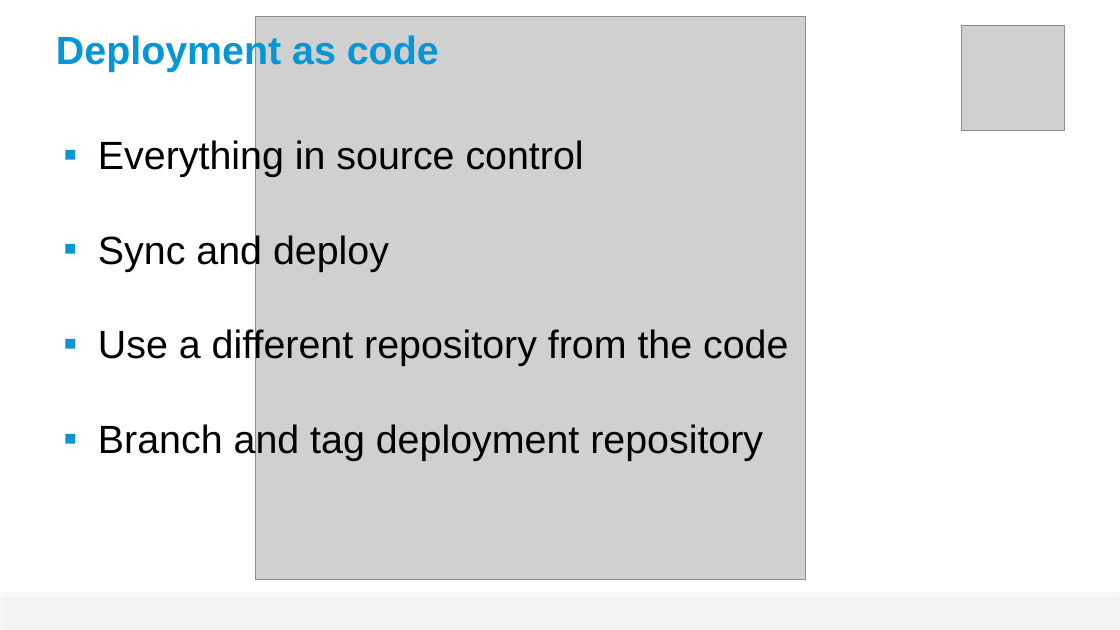
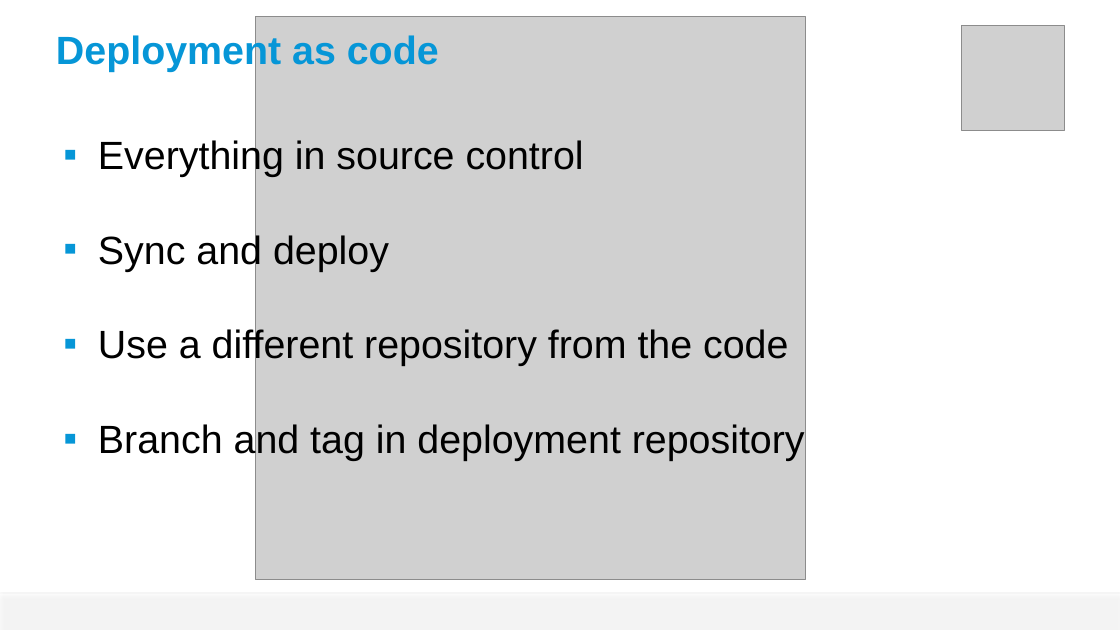
Before and after one commit to guillaume-brossard/tech-summit, a slide deck: slide 3 of 2014/supersize-nodejs/supersize-nodejs-dr.pptx. Drawn at 1120x630 pixels with LibreOffice and Linux fonts; fonts in the diff are those of the drawing; grey boxes stand for pictures; background and template pictures are left out. Boxes give left, top, right and bottom in pixels: in the first picture for what was removed or moved away, otherwise in the second. Text is boxed around its words. In the diff, an @@ line names an element or a change of style, - is before the commit and + after.

```diff
--- a/2014/supersize-nodejs/supersize-nodejs-dr.pptx
+++ b/2014/supersize-nodejs/supersize-nodejs-dr.pptx
@@ text at [98,422,805,461]: text changed @@
-▪ Branch and tag deployment repository
+▪ Branch and tag in deployment repository
```
Also in this commit, not shown: 3 other slides changed, 1 slide added, 1 other file.
